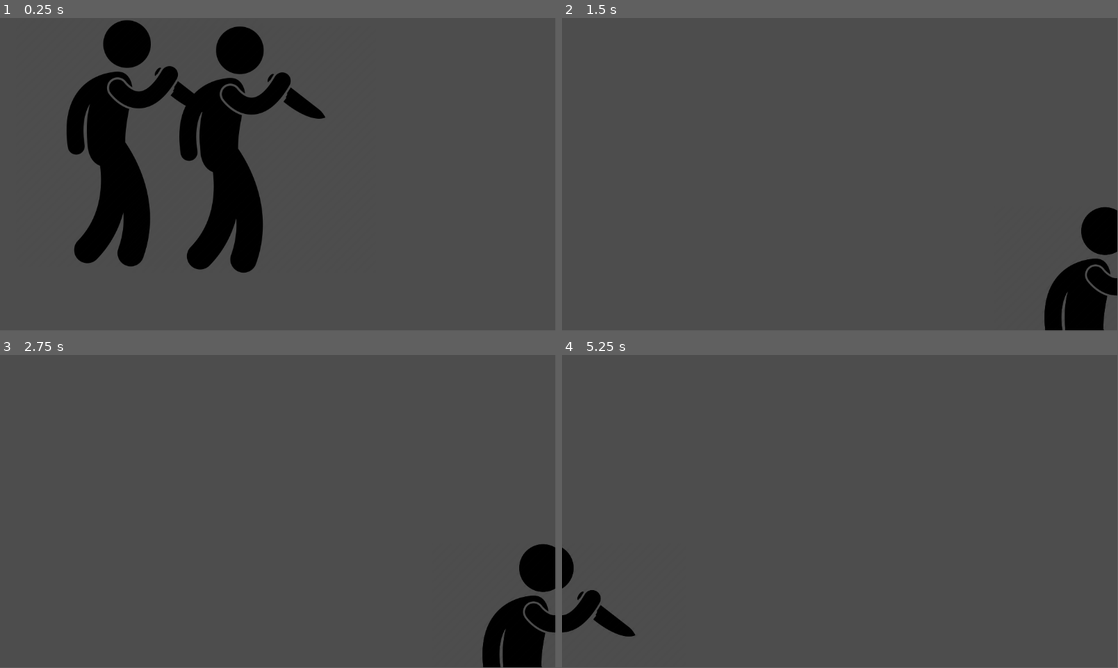
Above: before the commit, frames 1-4 (two rows, left to right).
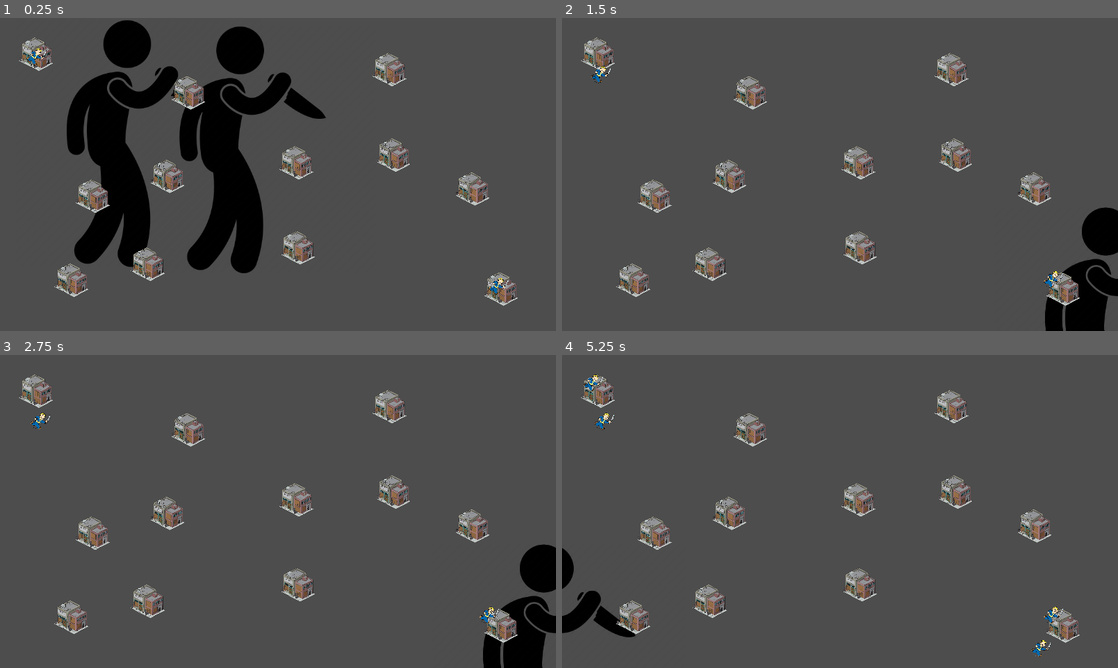
Above: after the commit, the same moments.

Repository: Alfenstein8/createjam
Game: Godot game, scene res://scenes/level.tscn
Two runs of this game, one before a commit and one after it. Both use one fixed random seed, a clock stepped at 60 frames per second and the inputs below. Before the commit the project has no main scene; this scene is started directly in both runs.
Inputs:
- Up to frame 1 (0.25 s): no input
- Up to frame 2 (1.5 s): hold D (p1_right) 0.53-1.28 s; hold S (p1_down) from 1.28 s (still down)
- Up to frame 3 (2.75 s): release S (p1_down) at 2.03 s; hold D (p1_right) from 2.03 s (still down)
- Up to frame 4 (5.25 s): tap Enter at 2.75 s; release D (p1_right) at 2.78 s; hold W (p1_up) 2.78-3.53 s; hold A (p1_left) 3.53-5.03 s; hold S (p1_down) from 5.03 s (still down)
In our replay, the window is 799x449 before the commit and 800x450 after it. These sizes can differ from the game's own. Grey fills any space a smaller window leaves; there, only what the larger window draws over its background counts as a difference.

The runs differ from the first frame. In frame 1, 4.9% of the frame differs, in the area x 3-94%, y 4-92%; in frame 2, 4.9%; in frame 3, 5.0%, in the area x 3-100%, y 6-100%; in frame 4, 4.9%.

Commit message:
Fullscreen and basic level

Diff:
--- a/Scripts/building.gd
+++ b/Scripts/building.gd
@@ -3,7 +3,7 @@
 var spawn_time = 3
 var enemy_scene
 var spawn_radius = 70
-var player_owner:Node2D
+@export var player_owner:Node2D
 var cost = 0
 var gangmembers = []
 
--- a/project.godot
+++ b/project.godot
@@ -11,8 +11,14 @@
 [application]
 
 config/name="GameJam CreateJam"
+run/main_scene="res://scenes/level.tscn"
 config/features=PackedStringArray("4.1", "Forward Plus")
 config/icon="res://icon.svg"
+
+[display]
+
+window/size/mode=3
+window/stretch/mode="canvas_items"
 
 [input]
 
--- a/scenes/level.tscn
+++ b/scenes/level.tscn
@@ -1,6 +1,7 @@
-[gd_scene load_steps=2 format=3 uid="uid://gdl00x03nvju"]
+[gd_scene load_steps=3 format=3 uid="uid://gdl00x03nvju"]
 
 [ext_resource type="PackedScene" uid="uid://7otgramulw64" path="res://scenes/player.tscn" id="1_pvbff"]
+[ext_resource type="PackedScene" uid="uid://c7qu7xoo0f1rt" path="res://scenes/building.tscn" id="2_yljij"]
 
 [node name="Level" type="Node2D"]
 
@@ -9,3 +10,43 @@
 
 [node name="Player2" parent="." instance=ExtResource("1_pvbff")]
 position = Vector2(523, 273)
+
+[node name="buildings" type="Node2D" parent="."]
+
+[node name="Building" parent="buildings" instance=ExtResource("2_yljij")]
+position = Vector2(614, 299)
+
+[node name="Building2" parent="buildings" instance=ExtResource("2_yljij")]
+position = Vector2(815, 283)
+
+[node name="Building3" parent="buildings" instance=ExtResource("2_yljij")]
+position = Vector2(306, 509)
+
+[node name="Building4" parent="buildings" instance=ExtResource("2_yljij")]
+position = Vector2(617, 475)
+
+[node name="Building5" parent="buildings" instance=ExtResource("2_yljij")]
+position = Vector2(148, 542)
+
+[node name="Building6" parent="buildings" instance=ExtResource("2_yljij")]
+position = Vector2(192, 368)
+
+[node name="Building7" parent="buildings" instance=ExtResource("2_yljij")]
+position = Vector2(347, 327)
+
+[node name="Building8" parent="buildings" instance=ExtResource("2_yljij")]
+position = Vector2(390, 154)
+
+[node name="Building9" parent="buildings" node_paths=PackedStringArray("player_owner") instance=ExtResource("2_yljij")]
+position = Vector2(1038, 560)
+player_owner = NodePath("../../Player")
+
+[node name="Building10" parent="buildings" instance=ExtResource("2_yljij")]
+position = Vector2(807, 106)
+
+[node name="Building11" parent="buildings" instance=ExtResource("2_yljij")]
+position = Vector2(979, 353)
+
+[node name="Building12" parent="buildings" node_paths=PackedStringArray("player_owner") instance=ExtResource("2_yljij")]
+position = Vector2(75, 74)
+player_owner = NodePath("../../Player2")
Not shown: 1 places in scenes/player.tscn that only renumber resources
